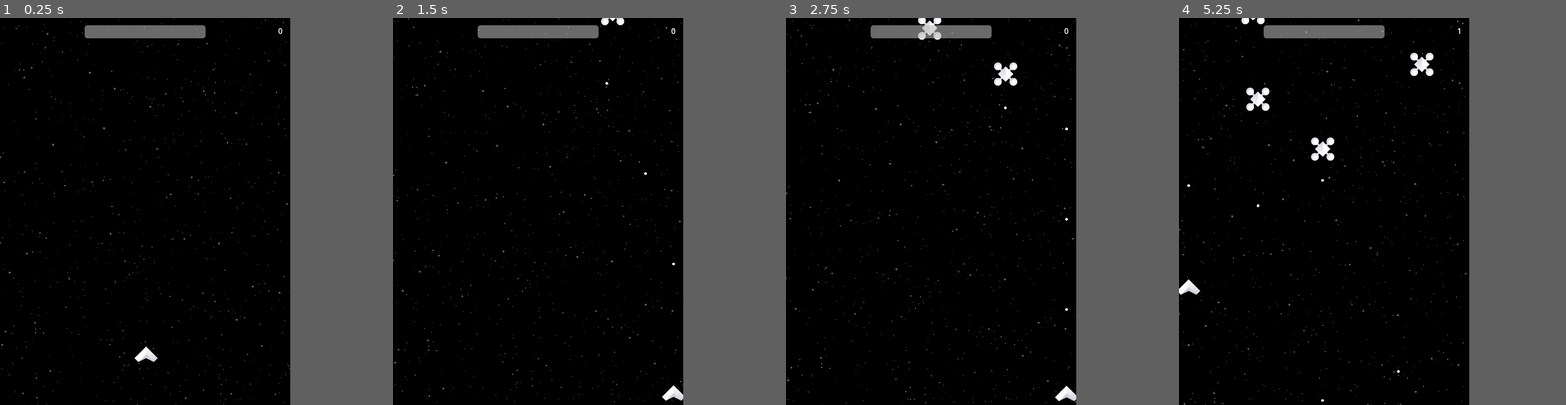
Above: before the commit, frames 1-4 (left to right).
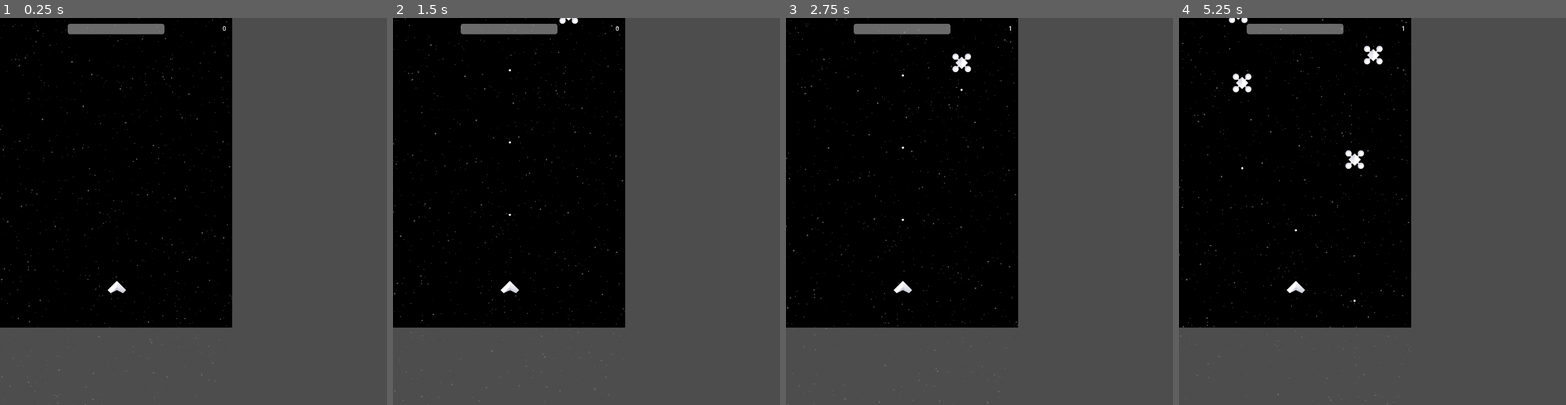
Above: after the commit, the same moments.

Repository: redpebble/mini-jame-gam-39
Game: Godot game, scene res://scenes/main.tscn
Same seed, same stepped clock (60 frames per second), same inputs: the game is played once before the commit and once after it.
Inputs (mouse positions are in pixels of both pictures, inside the frame that each line leads up to):
- Up to frame 1 (0.25 s): no input
- Up to frame 2 (1.5 s): move the mouse to (601, 192) at 0.52 s; press the mouse at (601, 192) at 0.53 s; hold D (right) 0.53-1.28 s; move the mouse to (478, 230) at 1.27 s; release the mouse at (478, 230) at 1.28 s; hold S (down, bound only before the commit) from 1.28 s (still down); click (478, 230) at 1.35 s
- Up to frame 3 (2.75 s): move the mouse to (960, 126) at 2.02 s; release S (down, bound only before the commit) at 2.03 s; press the mouse at (960, 126) at 2.03 s; hold D (right) from 2.03 s (still down)
- Up to frame 4 (5.25 s): move the mouse to (1310, 288) at 2.77 s; release D (right) at 2.78 s; release the mouse at (1310, 288) at 2.78 s; hold W (up, bound only before the commit) 2.78-3.53 s; click (1310, 288) at 2.85 s; move the mouse to (1411, 269) at 3.52 s; press the mouse at (1411, 269) at 3.53 s; hold A (left) 3.53-5.03 s; move the mouse to (1237, 153) at 4.27 s; release the mouse at (1237, 153) at 4.28 s; click (1237, 153) at 4.35 s; move the mouse to (1337, 211) at 5.02 s; press the mouse at (1337, 211) at 5.03 s; hold S (down, bound only before the commit) from 5.03 s (still down)
In our replay, the window is 600x800 before the commit and 800x800 after it. These sizes can differ from the game's own. Grey fills any space a smaller window leaves; there, only what the larger window draws over its background counts as a difference.

The runs differ from the first frame. In frame 1, 28% of the frame differs, in the area x 0-75%, y 0-100%; in frame 2, 28%; in frame 3, 29%; in frame 4, 29%.

Commit message:
rotational movement

Diff:
--- a/godot/project.godot
+++ b/godot/project.godot
@@ -16,22 +16,12 @@
 
 [display]
 
-window/size/viewport_width=600
-window/size/viewport_height=800
+window/size/viewport_width=1000
+window/size/viewport_height=1000
 window/size/resizable=false
 
 [input]
 
-up={
-"deadzone": 0.5,
-"events": [Object(InputEventKey,"resource_local_to_scene":false,"resource_name":"","device":-1,"window_id":0,"alt_pressed":false,"shift_pressed":false,"ctrl_pressed":false,"meta_pressed":false,"pressed":false,"keycode":0,"physical_keycode":87,"key_label":0,"unicode":119,"location":0,"echo":false,"script":null)
-]
-}
-down={
-"deadzone": 0.5,
-"events": [Object(InputEventKey,"resource_local_to_scene":false,"resource_name":"","device":-1,"window_id":0,"alt_pressed":false,"shift_pressed":false,"ctrl_pressed":false,"meta_pressed":false,"pressed":false,"keycode":0,"physical_keycode":83,"key_label":0,"unicode":115,"location":0,"echo":false,"script":null)
-]
-}
 left={
 "deadzone": 0.5,
 "events": [Object(InputEventKey,"resource_local_to_scene":false,"resource_name":"","device":-1,"window_id":0,"alt_press …(191 unchanged characters)…
--- a/godot/scenes/characters/player.gd
+++ b/godot/scenes/characters/player.gd
@@ -6,7 +6,7 @@
 	if Input.is_action_pressed('fire'):
 		gun.fire(velocity)
 
-func _physics_process(_delta: float) -> void:
-	var direction = Input.get_vector('left', 'right', 'up', 'down')
-	velocity = direction * speed
-	move_and_slide()
+# func _physics_process(_delta: float) -> void:
+# 	var direction = Input.get_vector('left', 'right', 'up', 'down')
+# 	velocity = direction * speed
+# 	move_and_slide()
--- /dev/null
+++ b/godot/scenes/pivot_node.gd
@@ -0,0 +1,10 @@
+extends Node2D
+
+@export var max_speed: float = 3
+@export var acceleration: float = 1
+var speed: float = 0
+
+func _physics_process(delta: float) -> void:
+	var axis = Input.get_axis("left", "right")
+	speed = lerp(speed, max_speed * axis, acceleration * delta)
+	rotate(speed * delta)
--- /dev/null
+++ b/godot/scenes/world.tscn
@@ -0,0 +1,29 @@
+[gd_scene load_steps=5 format=3 uid="uid://wjd0nsgbac3a"]
+
+[ext_resource type="Texture2D" uid="uid://b5bwt0no124se" path="res://assets/sprites/planet.png" id="1_5ooyd"]
+[ext_resource type="PackedScene" uid="uid://dcp0ihw4v50o5" path="res://scenes/characters/player.tscn" id="2_4fgon"]
+[ext_resource type="Script" path="res://scenes/pivot_node.gd" id="2_crob7"]
+
+[sub_resource type="CircleShape2D" id="CircleShape2D_ruwvl"]
+radius = 70.0
+
+[node name="World" type="Node2D"]
+
+[node name="Planet" type="StaticBody2D" parent="."]
+position = Vector2(500, 500)
+
+[node name="CollisionShape2D" type="CollisionShape2D" parent="Planet"]
+shape = SubResource("CircleShape2D_ruwvl")
+
+[node name="Sprite" type="Sprite2D" parent="Planet"]
+scale = Vector2(3.125, 3.125)
+texture = ExtResource("1_5ooyd")
+
+[node name="PivotNode" type="Node2D" parent="Planet"]
+rotation = -1.5708
+script = ExtResource("2_crob7")
+acceleration = 10.0
+
+[node name="Player" parent="Planet/PivotNode" instance=ExtResource("2_4fgon")]
+position = Vector2(110, 0)
+rotation = 1.5708
Binary file added: godot/assets/sprites/planet.png
Not shown, added: godot/assets/sprites/planet.png.import
